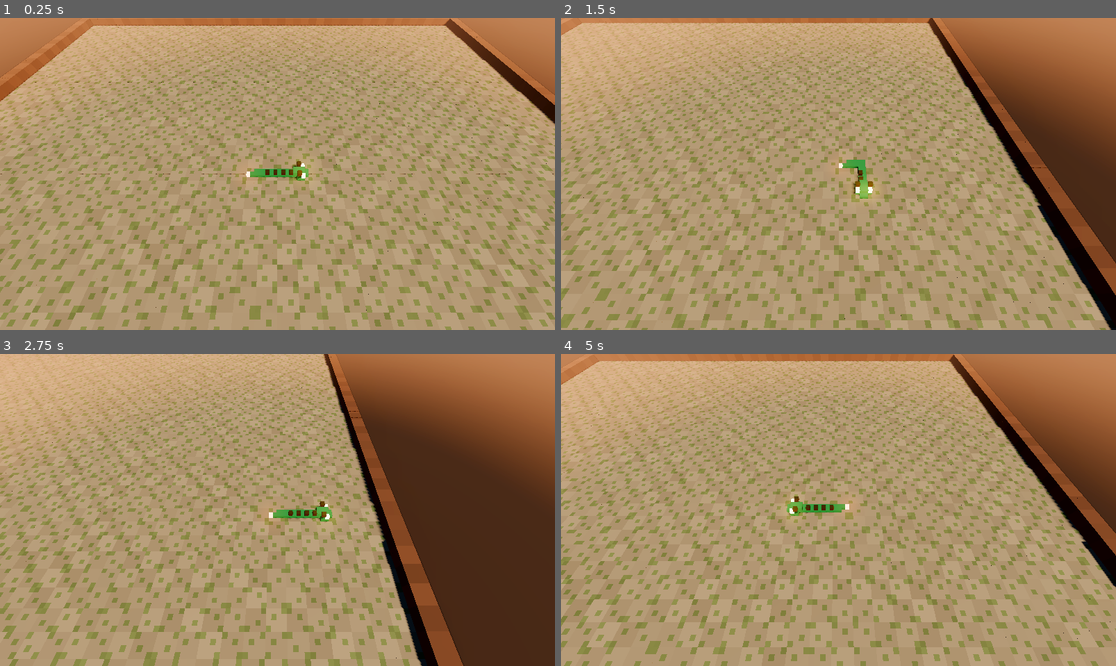
Above: before the commit, frames 1-4 (two rows, left to right).
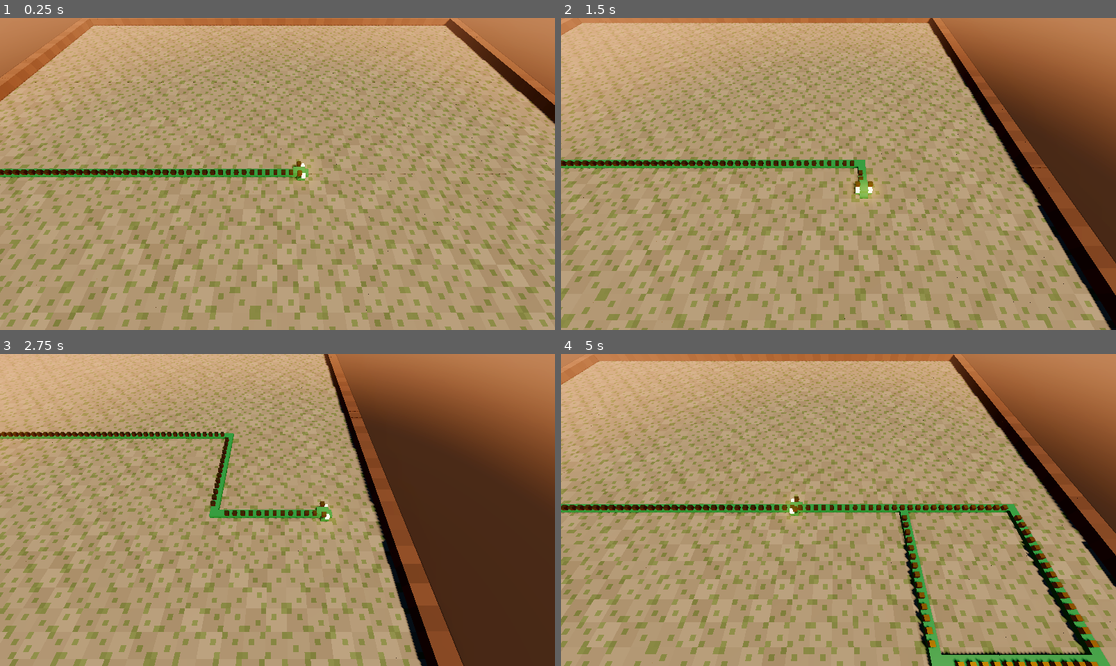
Above: after the commit, the same moments.

Repository: ehightowerrojas/CMPM121_D4
Game: Godot game, scene res://main.tscn
The game is run twice, just before and just after one commit, with the same random seed, the same clock (stepped at 60 frames per second) and the same inputs.
Inputs:
- Up to frame 1 (0.25 s): no input
- Up to frame 2 (1.5 s): hold Right (ui_right) 0.53-1.28 s; hold Down (ui_down) from 1.28 s (still down)
- Up to frame 3 (2.75 s): release Down (ui_down) at 2.03 s; hold Right (ui_right) from 2.03 s (still down)
- Up to frame 4 (5 s): release Right (ui_right) at 2.78 s; hold Up (ui_up) 2.78-3.53 s; hold Left (ui_left) from 3.53 s (still down)

The runs differ from the first frame. In frame 1, 1.3% of the frame differs, in the area x 0-48%, y 48-52%; in frame 2, 1.4%; in frame 3, 1.6%; in frame 4, 6.0%, in the area x 0-99%, y 46-100%.

Commit message:
Making a super long dragon

Diff:
--- a/core/dragon.gd
+++ b/core/dragon.gd
@@ -10,7 +10,7 @@
 var _turns: Array[Vector2i] = []  # turns wait here until the next tick (Command)
 
 
-func _init(grid_size: Vector2i, length := 4) -> void:
+func _init(grid_size: Vector2i, length := 250) -> void:
 	size = grid_size
 	@warning_ignore("integer_division")  # the middle cell, rounded down, on purpose
 	var start := grid_size / 2
